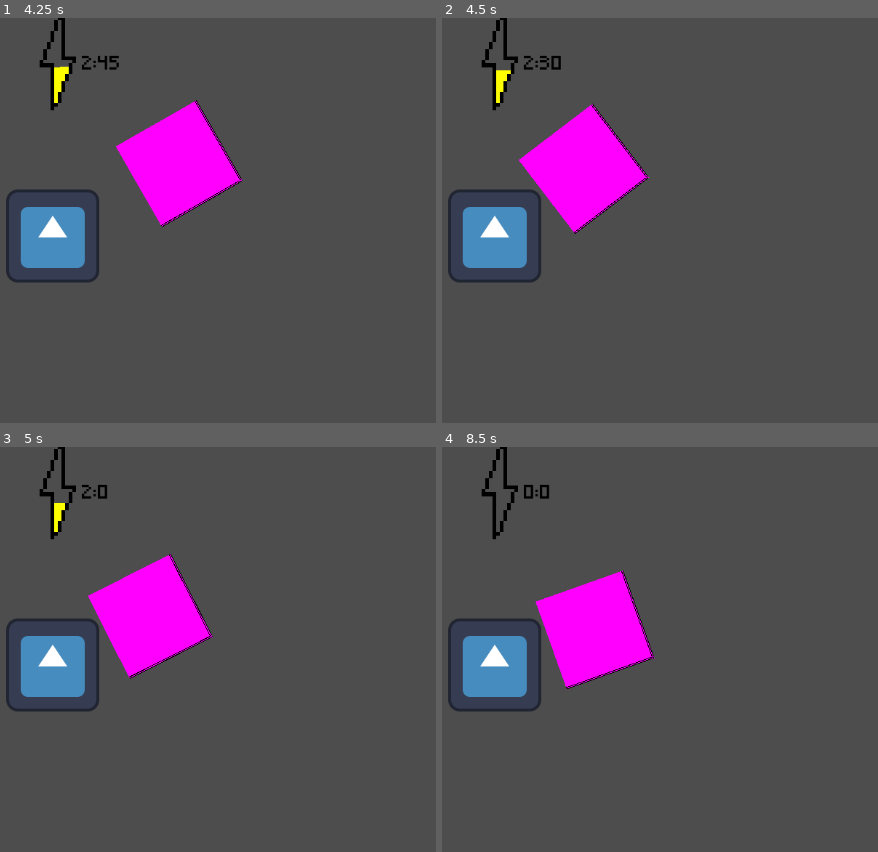
Above: before the commit, frames 1-4 (two rows, left to right).
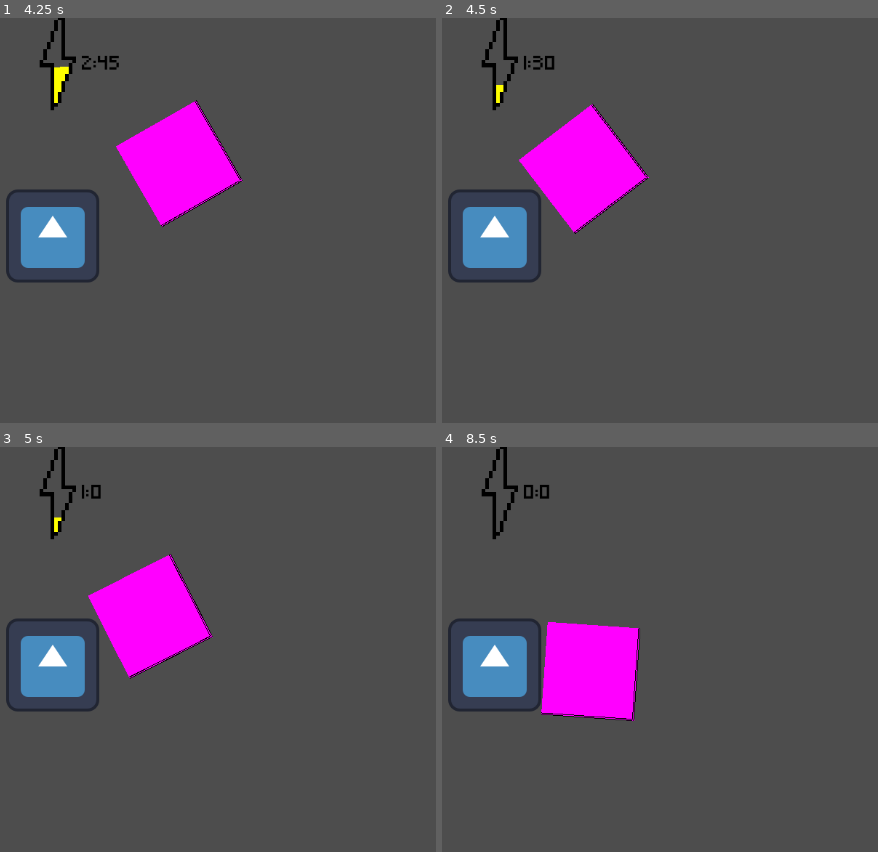
Above: after the commit, the same moments.

Repository: AJISGit/GMTK-2026-Game
Game: Godot game, scene res://scenes/main_scene.tscn
The game is run twice, just before and just after one commit, with the same random seed, the same clock (stepped at 60 frames per second) and the same inputs. The engine's default icon, where the game draws it, is replaced by a stand-in: a white triangle on a blue panel in a dark square.
Inputs:
- Up to frame 1 (4.25 s): hold W (move_up) 0.53-2.03 s; hold A (move_left) 2.03-3.53 s; hold S (move_down) from 3.53 s (still down)
- Up to frame 2 (4.5 s): release S (move_down) at 4.28 s; hold D (move_right) from 4.28 s (still down)
- Up to frame 3 (5 s): keep holding D (move_right)
- Up to frame 4 (8.5 s): release D (move_right) at 5.03 s; hold W (move_up) 5.03-5.78 s; hold D (move_right) 5.78-8.03 s; hold S (move_down) from 8.03 s (still down)

Frame 1 is identical in both runs. In frame 2, 0.3% of the frame differs, in the area x 12-28%, y 9-17%; in frame 3, 0.2%; in frame 4, 5.0%, in the area x 21-49%, y 30-68%.

Commit message:
Make the enemy deal damage to the player when it touches it

Diff:
--- a/scenes/enemy.tscn
+++ b/scenes/enemy.tscn
@@ -7,6 +7,9 @@
 
 [sub_resource type="RectangleShape2D" id="RectangleShape2D_4ra3w"]
 size = Vector2(128, 128)
+
+[sub_resource type="RectangleShape2D" id="RectangleShape2D_7p1mj"]
+size = Vector2(130, 130)
 
 [node name="Enemy" type="CharacterBody2D" unique_id=921402794]
 script = ExtResource("1_7p1mj")
@@ -18,3 +21,11 @@
 [node name="CollisionShape2D" type="CollisionShape2D" parent="." unique_id=1938551118]
 position = Vector2(0, 1)
 shape = SubResource("RectangleShape2D_4ra3w")
+
+[node name="Area2D" type="Area2D" parent="." unique_id=1863572872]
+
+[node name="CollisionShape2D2" type="CollisionShape2D" parent="Area2D" unique_id=774754908]
+position = Vector2(0, 1)
+shape = SubResource("RectangleShape2D_7p1mj")
+
+[connection signal="body_entered" from="Area2D" to="." method="_on_area_2d_body_entered"]
--- a/scripts/base_enemy.gd
+++ b/scripts/base_enemy.gd
@@ -31,3 +31,9 @@
 
 	velocity = Vector2(1.0, 0.0).rotated(rotation) * walk_speed * delta
 	move_and_slide()
+
+
+func _on_area_2d_body_entered(body: Node2D) -> void:
+
+	if (body == %Player):
+		body.current_energy -= body_damage
--- a/scripts/robot.gd
+++ b/scripts/robot.gd
@@ -29,7 +29,6 @@
 	current_energy -= energy_timer.wait_time
 	if (current_energy < 0.0): current_energy = 0.0
 
-	print(current_energy)
 
 
 
@@ -63,3 +62,5 @@
 
 	if (current_energy > 5.0):
 		current_energy = 5.0
+	elif (current_energy < 0.0):
+		current_energy = 0.0
